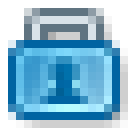
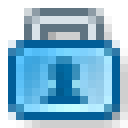
Layer changes from the first 128x128 image to the second:
added group "blue light" (1st of 2) with 2 layers above "green light" over [16, 48, 112, 112]
added layer "blue light" (2nd of 2, in "blue light") in group "blue light" over [16, 48, 112, 112]
added layer "blue light back" in group "blue light" over [40, 48, 88, 104]
hid group "blue" (1st of 2) (2 layers) over [16, 48, 112, 112]
